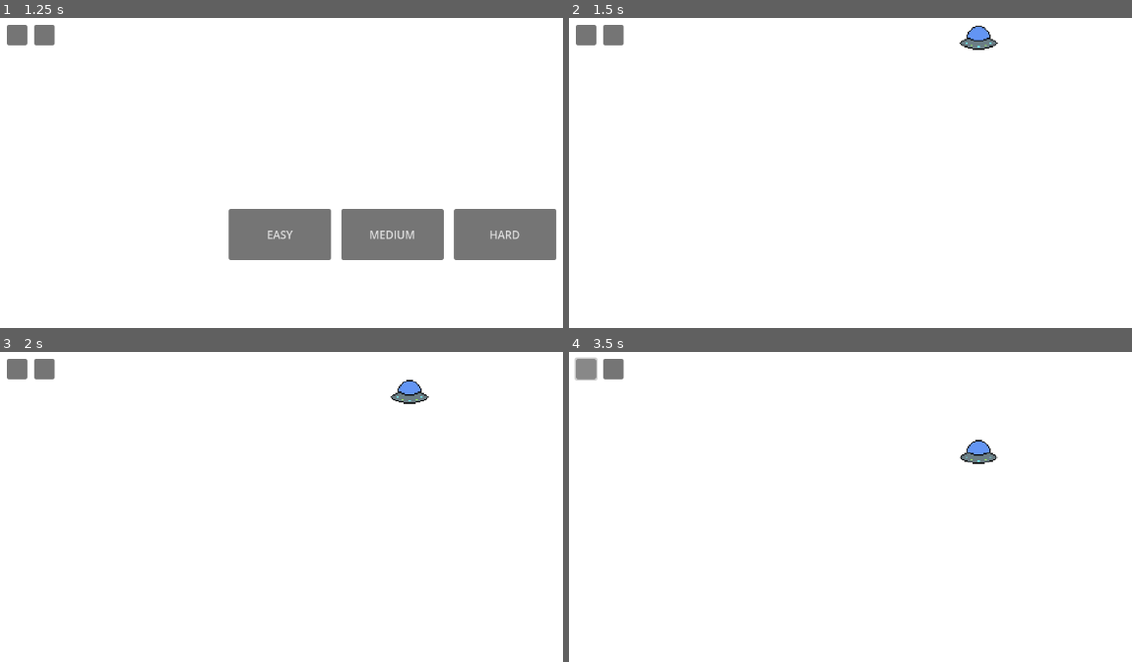
Above: before the commit, frames 1-4 (two rows, left to right).
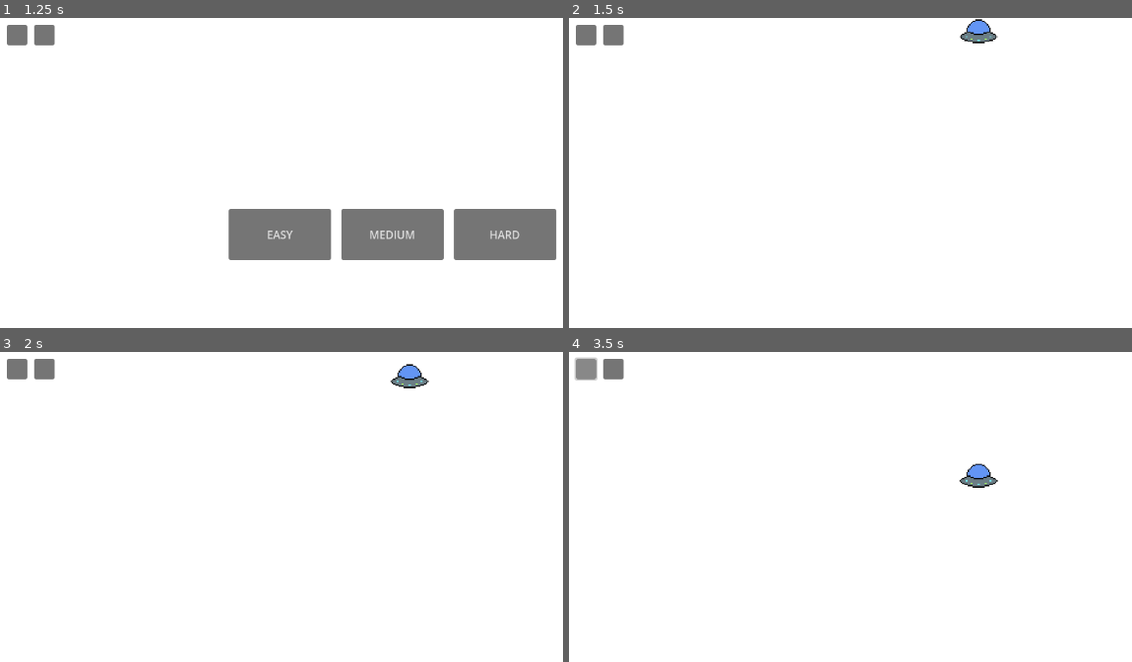
Above: after the commit, the same moments.

Repository: MissionToPsyche-Iridium/iridium_21k_web_game-byu-i
Game: Godot game, scene res://main.tscn
Two runs of this game, one before a commit and one after it. Both use one fixed random seed, a clock stepped at 60 frames per second and the inputs below.
Inputs (mouse positions are in pixels of both pictures, inside the frame that each line leads up to):
- Up to frame 1 (1.25 s): click "START" at 0.5 s
- Up to frame 2 (1.5 s): click "EASY" at 1.25 s
- Up to frame 3 (2 s): no input
- Up to frame 4 (3.5 s): click (614, 367) at 2 s; click (585, 367) at 2.75 s

Frame 1 is identical in both runs. In frame 2, 0.4% of the frame differs, in the area x 69-77%, y 0-11%; in frame 3, 0.6%; in frame 4, 0.7%, in the area x 69-77%, y 28-44%.

Commit message:
Update player.gd

Diff:
--- a/SpaceShuttle/player.gd
+++ b/SpaceShuttle/player.gd
@@ -1,5 +1,5 @@
 extends Node2D
-
+var ShipVelocity = Vector2()
 
 # Called when the node enters the scene tree for the first time.
 func _ready():
@@ -9,16 +9,34 @@
 # Called every frame. 'delta' is the elapsed time since the previous frame.
 func _process(delta):
 	# makes the lander constantly move down at a constant speed
-	position.y += .98
+	ShipVelocity.y += .02
 	if Input.is_action_pressed("W") or Input.is_action_pressed("ui_up"):
-		position.y -= 4
+		ShipVelocity.y -= .1
 	if Input.is_action_pressed("A") or Input.is_action_pressed("ui_left"):
-		position.x -= 2
+		ShipVelocity.x -= .05
 	elif Input.is_action_pressed("D") or Input.is_action_pressed("ui_right"):
-		position.x += 2
+		ShipVelocity.x += .05
+	if ShipVelocity.y > 2:
+		ShipVelocity.y = 2
+	if ShipVelocity.y < -1:
+		ShipVelocity.y = -1
+	if ShipVelocity.x> 2:
+		ShipVelocity.x= 2
+	if ShipVelocity.x< -2:
+		ShipVelocity.x= -2
+	if ShipVelocity.x < 0 and position.x < 27:
+		ShipVelocity.x = 0
+	if ShipVelocity.x > 0 and position.x > 1124:
+		ShipVelocity.x = 0
+	if ShipVelocity.y < 0 and position.y <= 20:
+		ShipVelocity.y = 0
+	position.x += ShipVelocity.x
+	position.y += ShipVelocity.y
+
 	if position.y >= 560:
 		destroy_rocket()
 
 
+
 func destroy_rocket():
 	queue_free()
